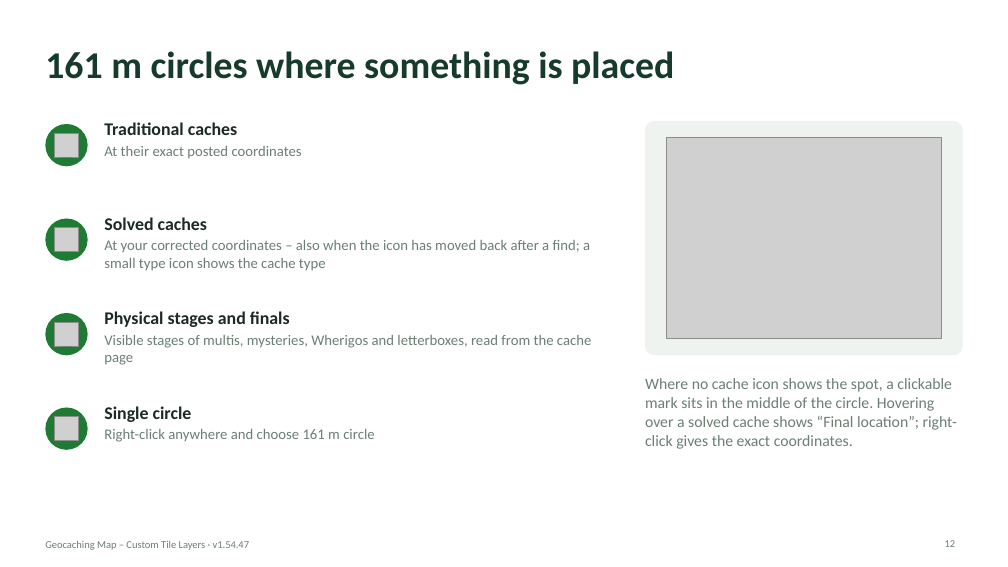
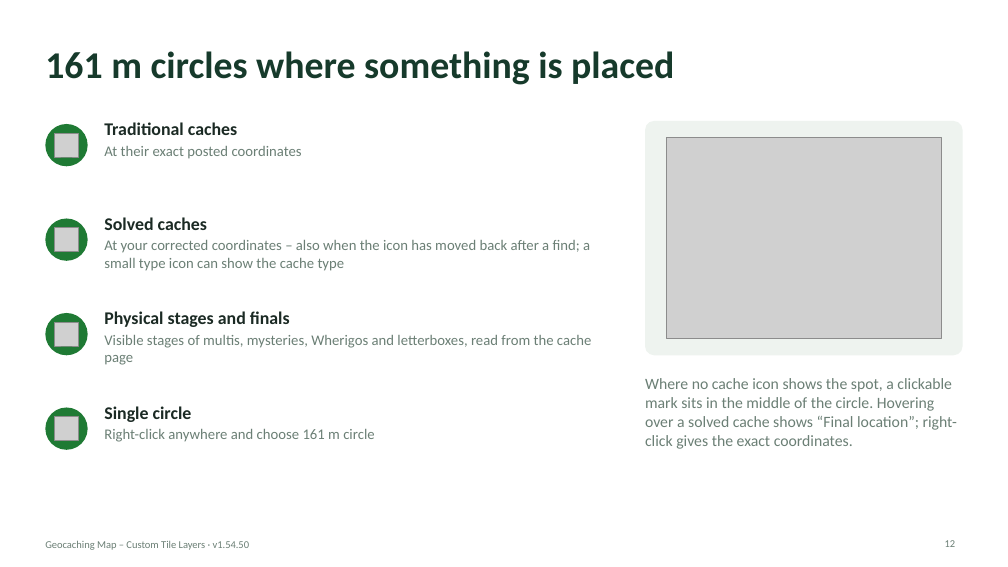
Before and after one commit to knutos/custom-tiles, a slide deck: slide 12 of docs/Geocaching-Map-Custom-Tile-Layers-Presentation.pptx. Drawn at 1008x567 pixels with LibreOffice and Linux fonts; fonts in the diff are those of the drawing; grey boxes stand for pictures. Boxes give left, top, right and bottom in pixels: in the first picture for what was removed or moved away, otherwise in the second. Text is boxed around its words. In the diff, an @@ line names an element or a change of style, - is before the commit and + after.

Commit message:
1.54.50 – Optional small type icon (Settings, off by default) on all solved caches, found or not; the found tick moved to the bottom left; guides and presentations updated

```diff
--- a/docs/Geocaching-Map-Custom-Tile-Layers-Presentation.pptx
+++ b/docs/Geocaching-Map-Custom-Tile-Layers-Presentation.pptx
@@ text at box(104, 240, 590, 271): text changed @@
-At your corrected coordinates – also when the icon has moved back after a find; a small type icon shows the cache type
+At your corrected coordinates – also when the icon has moved back after a find; a small type icon can show the cache type
@@ text at box(45, 541, 250, 550): text changed @@
-Geocaching Map – Custom Tile Layers · v1.54.47
+Geocaching Map – Custom Tile Layers · v1.54.50
```
Also in this commit, not shown: 15 other slides changed, 9 other files.
